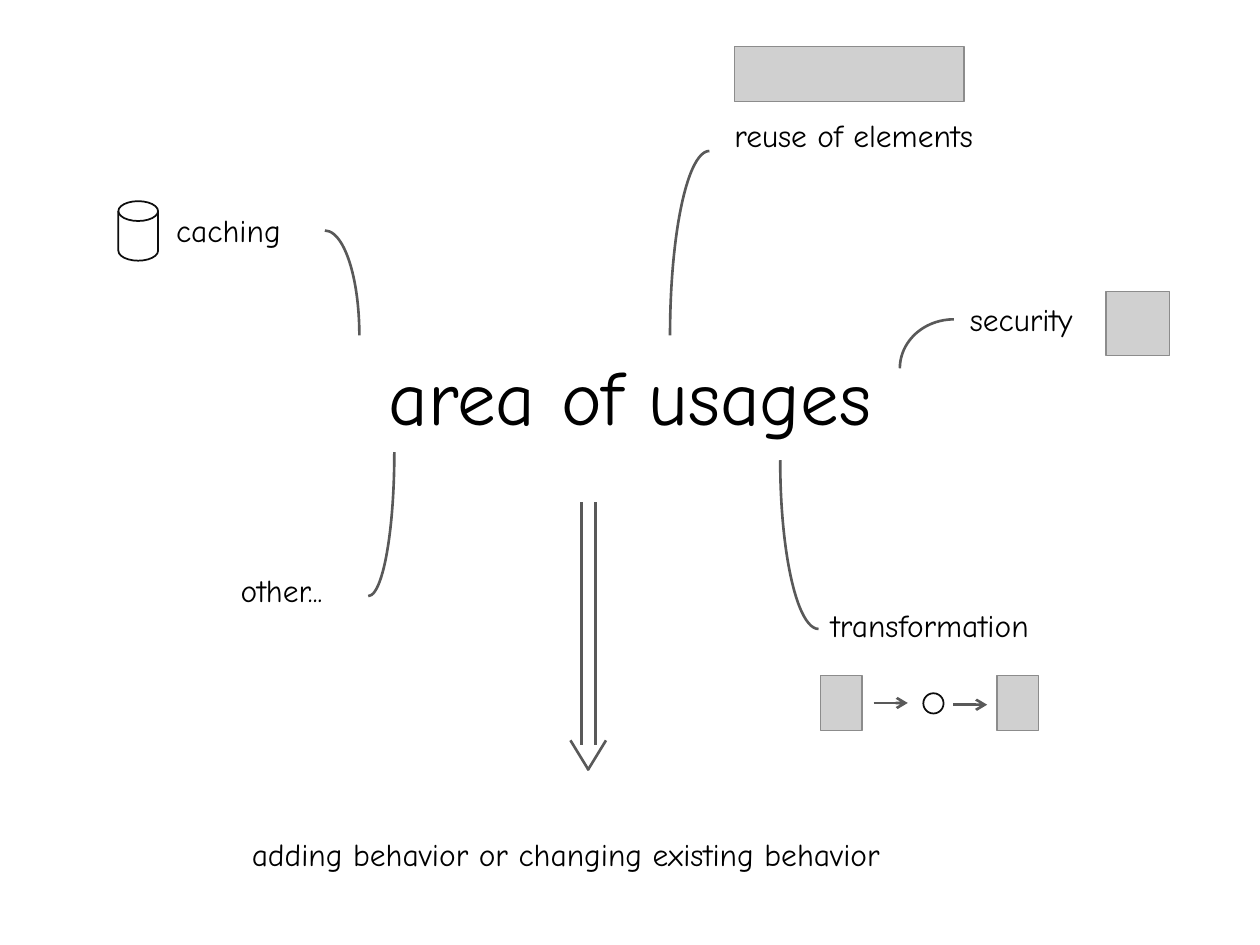
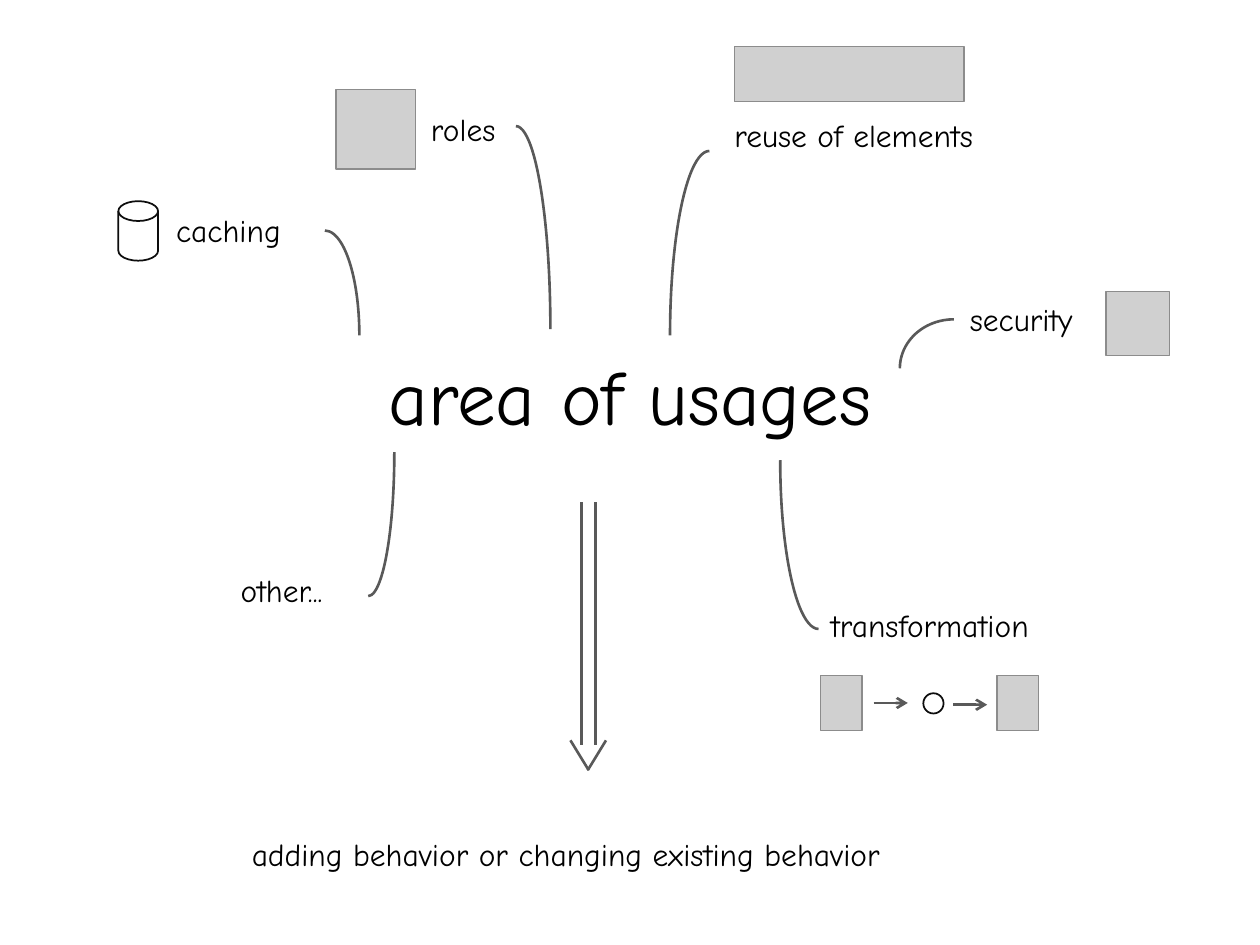
Before and after one commit to archive/talk-mixin-in-js, a slide deck: slide 11 of presentation/Mixins and mixes in JavaScript.pptx. Drawn at 1260x945 pixels with LibreOffice and Linux fonts; fonts in the diff are those of the drawing; grey boxes stand for pictures. Boxes give left, top, right and bottom in pixels: in the first picture for what was removed or moved away, otherwise in the second. Text is boxed around its words. In the diff, an @@ line names an element or a change of style, - is before the commit and + after.

```diff
--- a/presentation/Mixins and mixes in JavaScript.pptx
+++ b/presentation/Mixins and mixes in JavaScript.pptx
@@ picture added at (x1=336, y1=89, x2=416, y2=169) @@
@@ text added at (x1=431, y1=119, x2=495, y2=142), 18 pt, text #000000 @@
+roles
@@ arc (boxed as its full ellipse) added at (x1=481, y1=126, x2=551, y2=532), outline #595959 1.5 pt @@
```
Also in this commit, not shown: 2 other slides changed.
